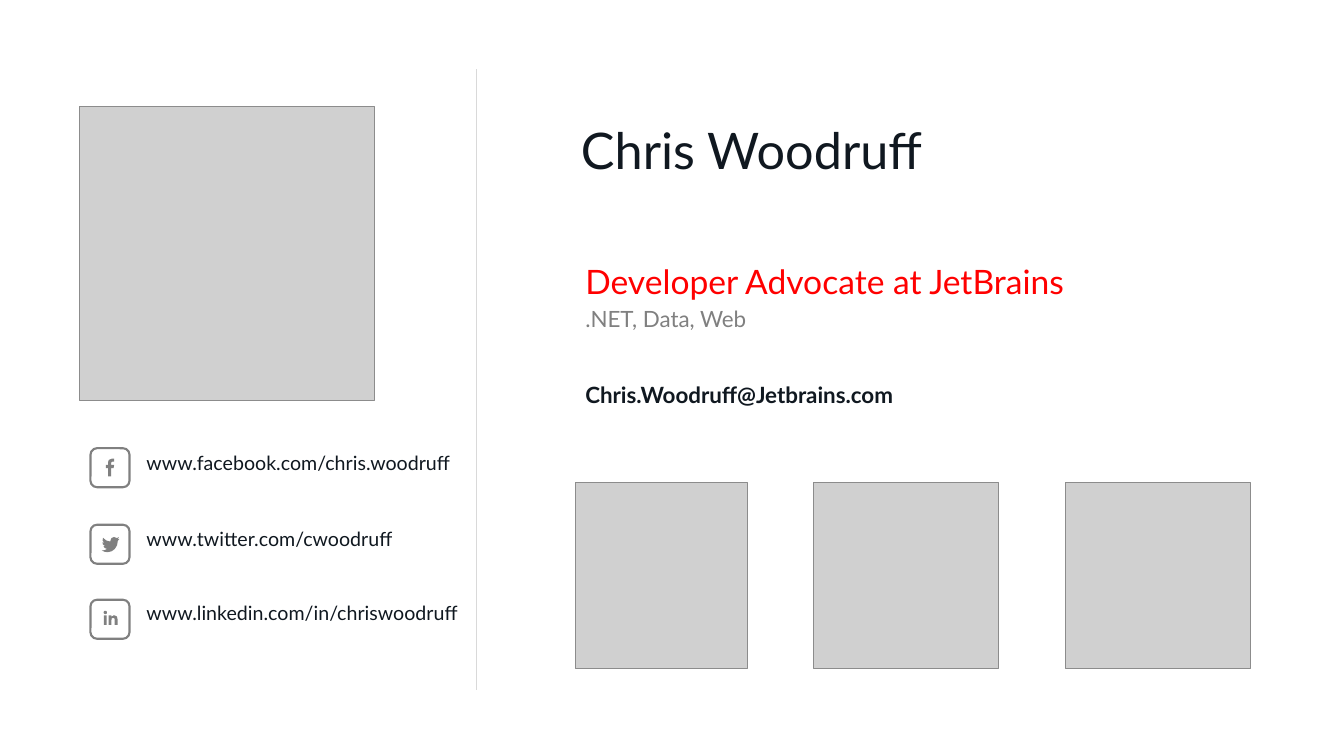
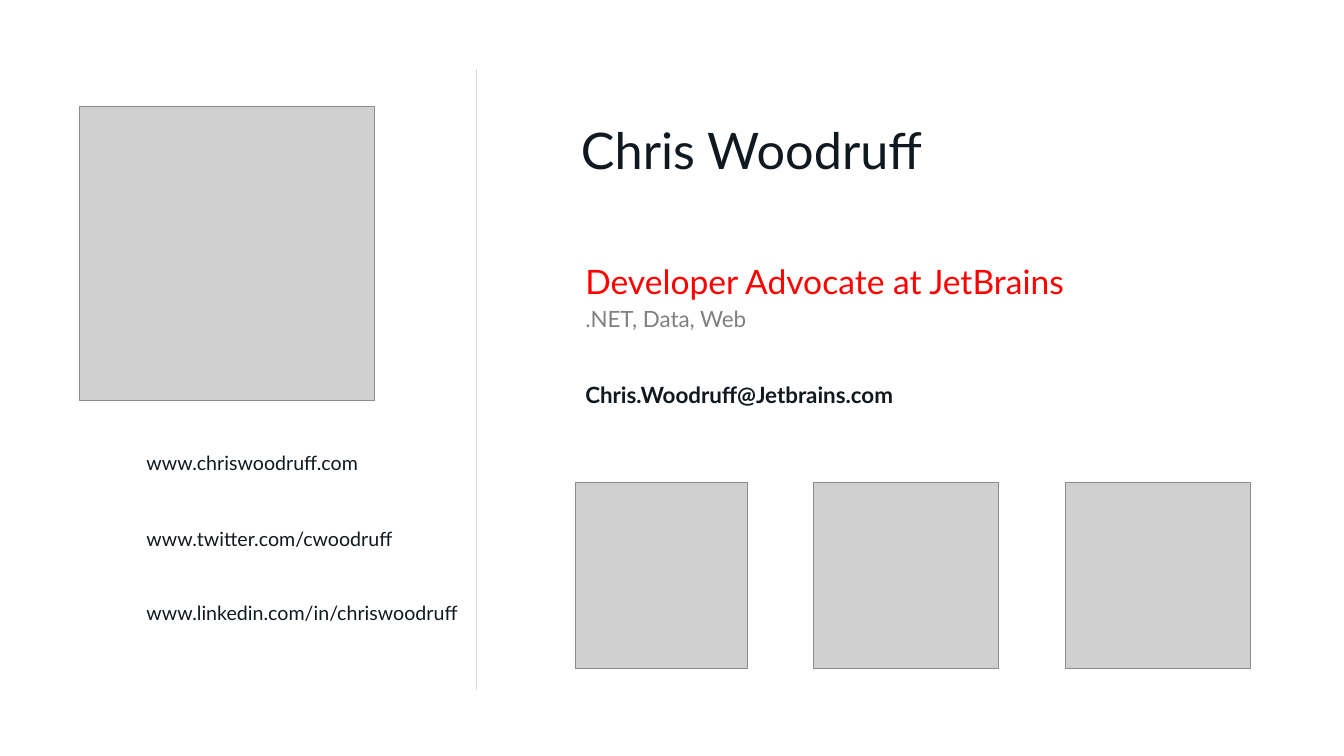
Before and after one commit to cwoodruff/EFCore21Demos, a slide deck: slide 2 of What’s new in Entity Framework Core 2.pptx (slide 3 before the commit). Drawn at 1344x756 pixels with LibreOffice and Linux fonts; fonts in the diff are those of the drawing; grey boxes stand for pictures; background and template pictures are left out. Boxes give left, top, right and bottom in pixels: in the first picture for what was removed or moved away, otherwise in the second. Text is boxed around its words. In the diff, an @@ line names an element or a change of style, - is before the commit and + after.

Commit message:
updated slides

```diff
--- a/What’s new in Entity Framework Core 2.pptx
+++ b/What’s new in Entity Framework Core 2.pptx
@@ rounded rectangle removed at <box>91,449,130,488</box> @@
@@ freeform shape removed at <box>106,459,114,477</box> @@
@@ text at <box>146,455,358,470</box>: text changed @@
-www.facebook.com/chris.woodruff
+www.chriswoodruff.com
@@ rounded rectangle removed at <box>91,525,130,565</box> @@
@@ freeform shape removed at <box>102,537,119,553</box> @@
@@ group removed at <box>91,600,130,639</box>: 1 rounded rectangle, 1 ellipse, 1 rectangle, 1 freeform shape @@
```
Also in this commit, not shown: 1 other slide changed, 1 slide removed.
